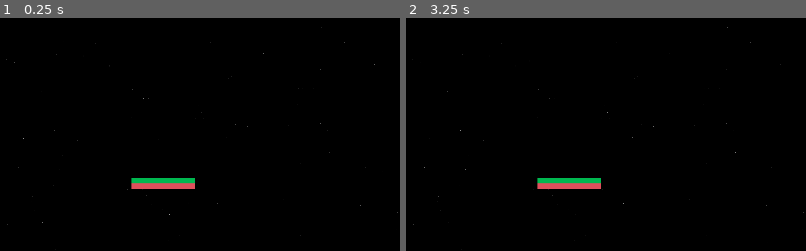
Above: before the commit, frames 1-2 (left to right).
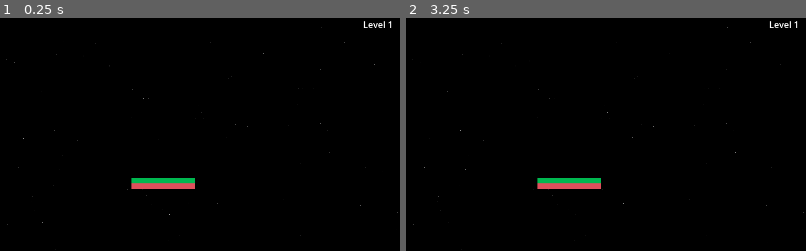
Above: after the commit, the same moments.

Repository: binaryArrow/rocketlaunch
Game: Godot game, scene res://scenes/level/level.tscn
Same seed, same stepped clock (60 frames per second), same inputs: the game is played once before the commit and once after it.
Inputs:
- Up to frame 1 (0.25 s): no input
- Up to frame 2 (3.25 s): tap Enter (ui_accept) at 0.5, 0.77, 1.52, 3.02 s; hold Right (ui_right) 0.53-1.28 s; hold Left (ui_left) 1.28-2.03 s; hold Right (ui_right) from 2.03 s (still down)
The pictures show only the part of the screen within x 3-53%, y 0-50%; the shares and areas given below are measured in that part.

The runs differ from the first frame. In frame 1, 0.1% of the frame differs, in the area x 90-98%, y 1-5%; in frame 2, 0.1%.

Commit message:
add level label

Diff:
--- /dev/null
+++ b/scenes/level/world.gd
@@ -0,0 +1,8 @@
+extends StaticBody2D
+class_name World
+
+@onready var level_label = %LevelLabel as Label
+
+func _ready() -> void:
+	level_label.text = "Level %d" % (LevelManager.current_level + 1)
+	print(level_label.text)
--- a/scenes/level/world.tscn
+++ b/scenes/level/world.tscn
@@ -1,5 +1,6 @@
 [gd_scene format=3 uid="uid://50ejuu2h1pxd"]
 
+[ext_resource type="Script" uid="uid://beaibjklu07sf" path="res://scenes/level/world.gd" id="1_gkrfc"]
 [ext_resource type="Texture2D" uid="uid://c50yfl0nfwjxd" path="res://assets/earth.png" id="1_y5wde"]
 [ext_resource type="PackedScene" uid="uid://c3ah1bdol7em1" path="res://scenes/level/background.tscn" id="2_gkrfc"]
 
@@ -8,6 +9,7 @@
 [sub_resource type="WorldBoundaryShape2D" id="WorldBoundaryShape2D_w8frs"]
 
 [node name="World" type="StaticBody2D" unique_id=1471703231]
+script = ExtResource("1_gkrfc")
 
 [node name="CollisionShape2D" type="CollisionShape2D" parent="." unique_id=808965668]
 position = Vector2(704.9999, 1025)
@@ -60,3 +62,21 @@
 shape = SubResource("WorldBoundaryShape2D_w8frs")
 
 [node name="Background" parent="." unique_id=1892073505 instance=ExtResource("2_gkrfc")]
+
+[node name="Control" type="Control" parent="." unique_id=1809645615]
+layout_mode = 3
+anchors_preset = 0
+offset_right = 1443.0
+offset_bottom = 844.0
+
+[node name="LevelLabel" type="Label" parent="Control" unique_id=496377120]
+unique_name_in_owner = true
+layout_mode = 1
+anchors_preset = 5
+anchor_left = 0.5
+anchor_right = 0.5
+offset_left = -0.5
+offset_top = 19.0
+offset_right = 0.5
+offset_bottom = 42.0
+grow_horizontal = 2
Not shown, added: scenes/level/world.gd.uid
